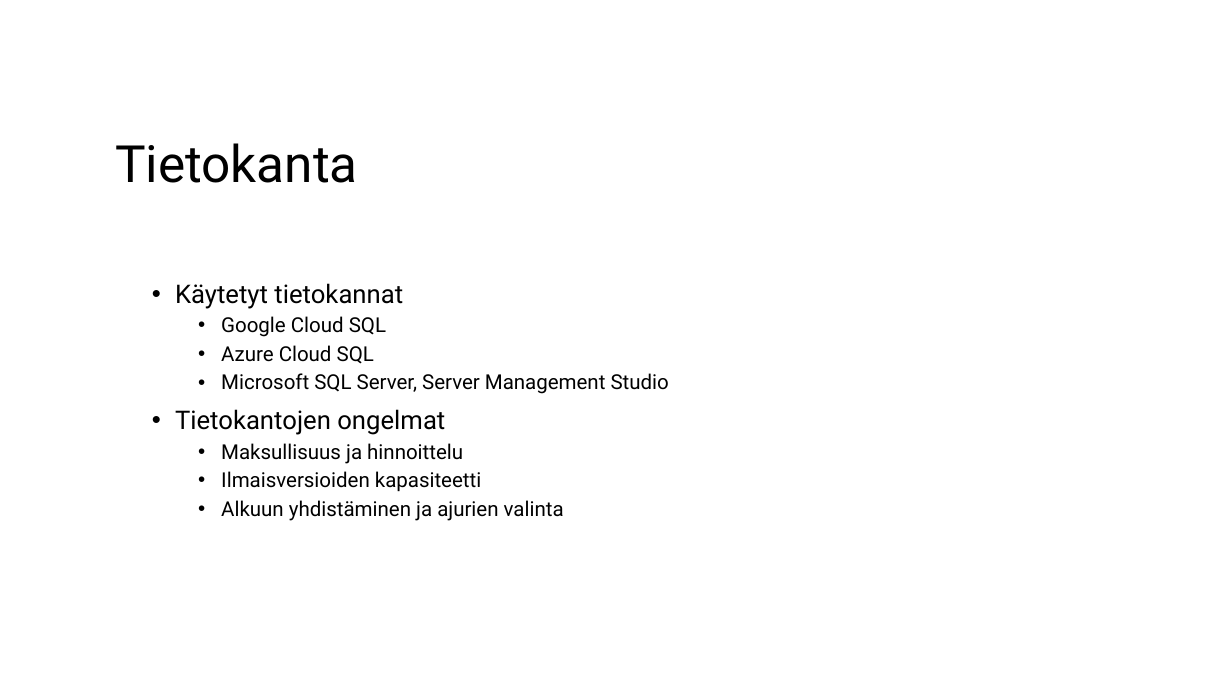
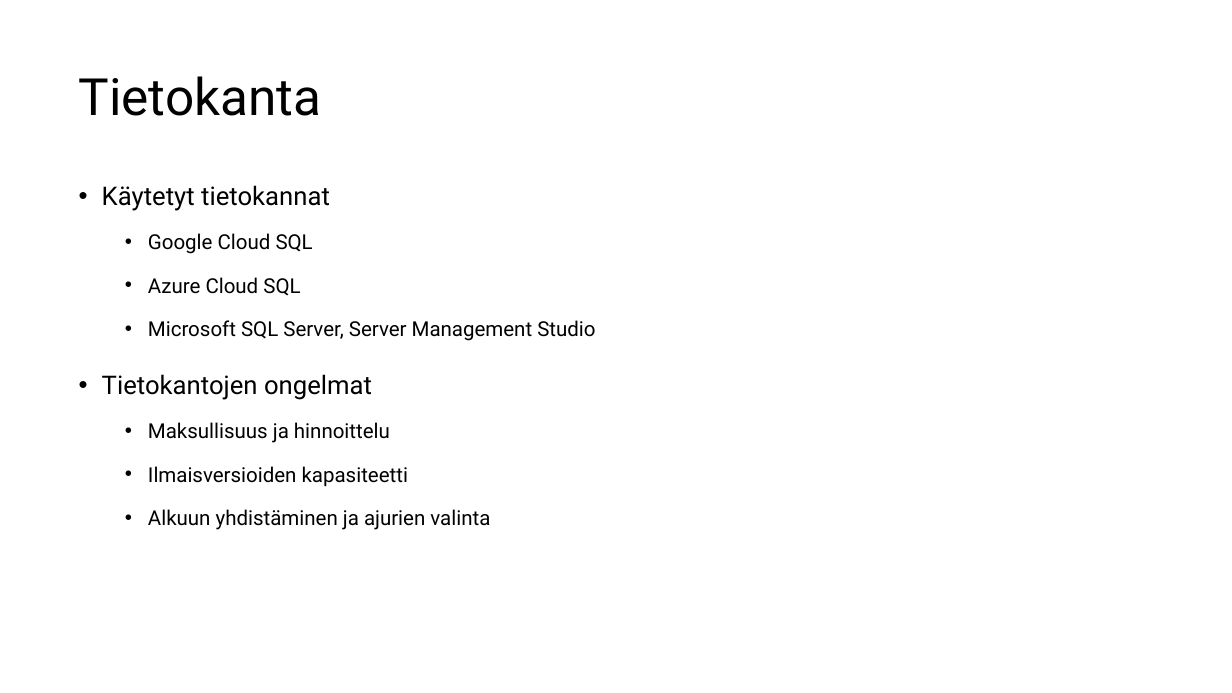
Before and after one commit to eetutaipale/REST_API, a slide deck: slide 6 of Projektiesitys.pptx. Drawn at 1232x693 pixels with LibreOffice and Linux fonts; fonts in the diff are those of the drawing; background and template pictures are left out. Boxes give left, top, right and bottom in pixels: in the first picture for what was removed or moved away, otherwise in the second. Text is boxed around its words. In the diff, an @@ line names an element or a change of style, - is before the commit and + after.

```diff
--- a/Projektiesitys.pptx
+++ b/Projektiesitys.pptx
@@ title "Tietokanta": place and size @@
-title "Tietokanta" at (115, 143, 358, 183)
+title "Tietokanta" at (79, 76, 322, 116)
@@ text "Käytetyt tietokannat": place and size @@
-text "Käytetyt tietokannat" at (175, 283, 669, 521)
+text "Käytetyt tietokannat" at (102, 185, 595, 530)
@@ text "Käytetyt tietokannat" at (102, 185, 595, 530): line spacing 0.9 to 1.5 @@
```
Also in this commit, not shown: 6 other slides changed, 5 slides added, 2 other files.
